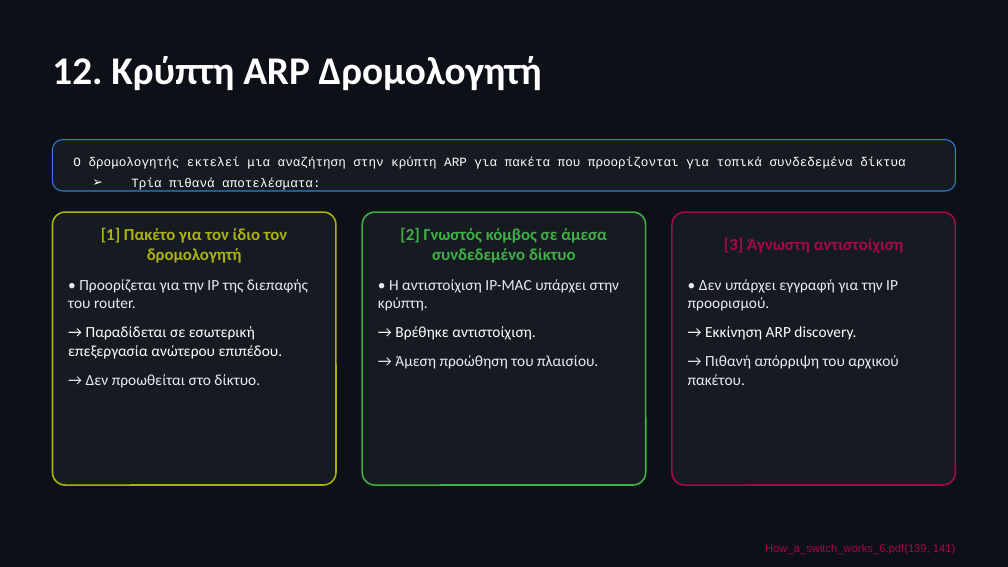
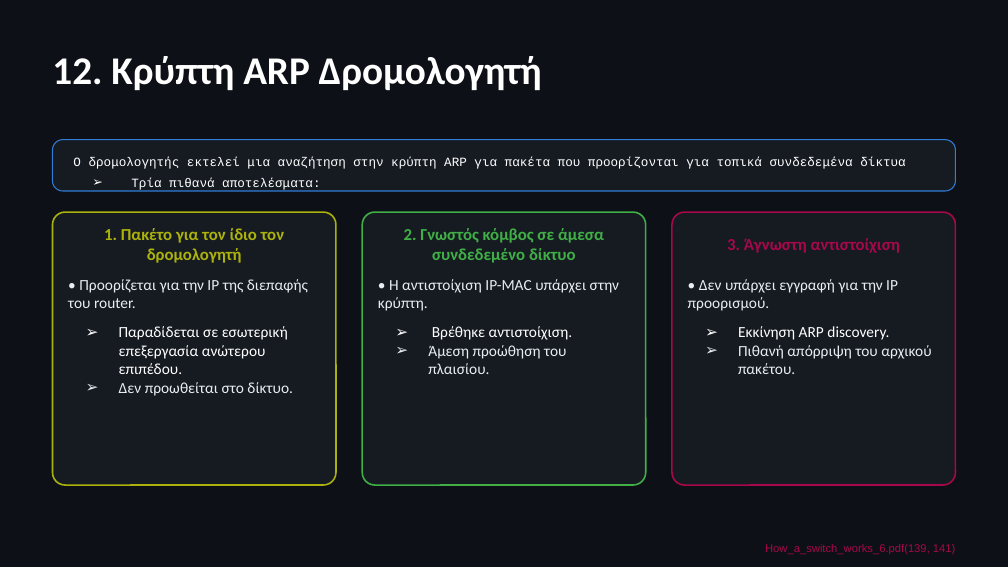
Before and after one commit to PanagopoulosNikolaos/DitOpenNotes, a slide deck: slide 15 of Year_2/Semester_4/COMPUTER_NETWORKS/Assignments/Exercise_4/How_a_switch_works.pptx. Drawn at 1008x567 pixels with LibreOffice and Linux fonts; fonts in the diff are those of the drawing. Boxes give left, top, right and bottom in pixels: in the first picture for what was removed or moved away, otherwise in the second. Text is boxed around its words. In the diff, an @@ line names an element or a change of style, - is before the commit and + after.

```diff
--- a/Year_2/Semester_4/COMPUTER_NETWORKS/Assignments/Exercise_4/How_a_switch_works.pptx
+++ b/Year_2/Semester_4/COMPUTER_NETWORKS/Assignments/Exercise_4/How_a_switch_works.pptx
@@ text at bbox=[104, 228, 284, 263]: text changed @@
-[1] Πακέτο για τον ίδιο τον δρομολογητή
+1. Πακέτο για τον ίδιο τον δρομολογητή
@@ text at bbox=[404, 228, 604, 263]: text changed @@
-[2] Γνωστός κόμβος σε άμεσα συνδεδεμένο δίκτυο
+2. Γνωστός κόμβος σε άμεσα συνδεδεμένο δίκτυο
@@ text at bbox=[727, 238, 900, 253]: text changed @@
-[3] Άγνωστη αντιστοίχιση
+3. Άγνωστη αντιστοίχιση
@@ text at bbox=[119, 326, 293, 396]: text changed @@
-→ Παραδίδεται σε εσωτερική επεξεργασία ανώτερου επιπέδου.
-→ Δεν προωθείται στο δίκτυο.
+➢ Παραδίδεται σε εσωτερική επεξεργασία ανώτερου επιπέδου.
+➢ Δεν προωθείται στο δίκτυο.
@@ text at bbox=[428, 326, 573, 374]: text changed @@
-→ Βρέθηκε αντιστοίχιση.
-→ Άμεση προώθηση του πλαισίου.
+➢ Βρέθηκε αντιστοίχιση.
+➢ Άμεση προώθηση του πλαισίου.
@@ text at bbox=[738, 326, 931, 374]: text changed @@
-→ Εκκίνηση ARP discovery.
-→ Πιθανή απόρριψη του αρχικού πακέτου.
+➢ Εκκίνηση ARP discovery.
+➢ Πιθανή απόρριψη του αρχικού πακέτου.
```
Also in this commit, not shown: 2 other slides changed.
